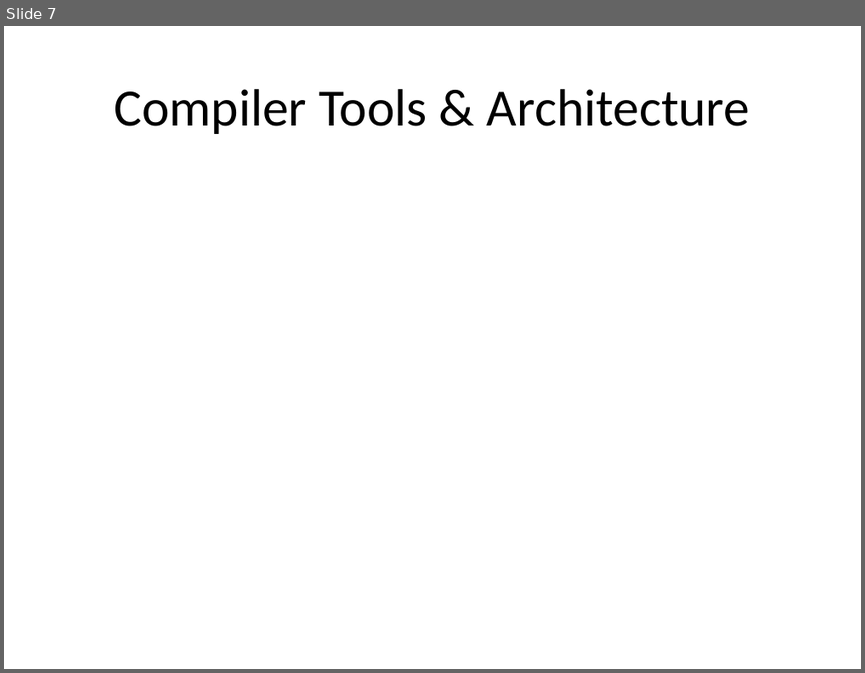
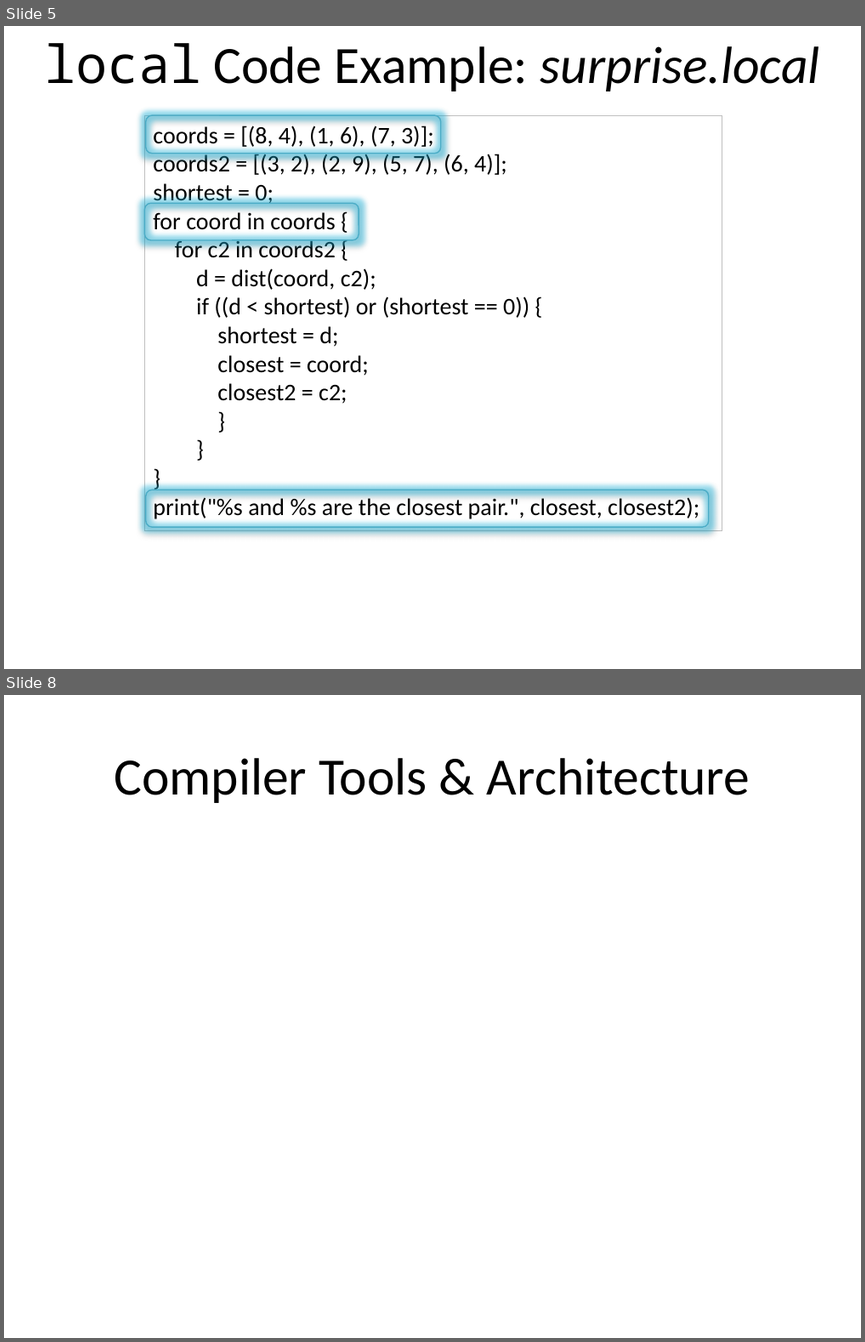
Before and after one commit to hi-itsnee/the-local-programming-language, a slide deck: docs/local_present.pptx. Shown one above the other, each under a label of ours: slide 7 before the commit, slides 5 and 8 after it; the slides between them are not shown. The pictures are 865x673 and 865x1342 pixels, drawn with LibreOffice and Linux fonts; fonts in the diff are those of the drawing. Boxes give left, top, right and bottom in pixels: in the first picture for what was removed or moved away, otherwise in the second. Text is boxed around its words. In the diff, an @@ line names an element or a change of style, - is before the commit and + after.

```diff
--- a/docs/local_present.pptx
+++ b/docs/local_present.pptx
@@ slide 5 added at (4, 26, 861, 669), background #FFFFFF @@
@@ title added at (44, 43, 820, 91), 44 pt, text #000000 @@
+local Code Example: surprise.local
@@ text added at (144, 115, 721, 531), outline #BFBFBF 0.75 pt, 20 pt, text #000000 @@
+coords = [(8, 4), (1, 6), (7, 3)];
+coords2 = [(3, 2), (2, 9), (5, 7), (6, 4)];
+shortest = 0;
+for coord in coords {
+for c2 in coords2 {
+d = dist(coord, c2);
+if ((d < shortest) or (shortest == 0)) {
+shortest = d;
+closest = coord;
+closest2 = c2;
+}
+}
+}
+print("%s and %s are the closest pair.", closest, closest2);
@@ rounded rectangle added at (145, 115, 440, 153), outline #4BACC6 1 pt @@
@@ rounded rectangle added at (144, 204, 358, 240), outline #4BACC6 1 pt @@
@@ rounded rectangle added at (145, 489, 709, 528), outline #4BACC6 1 pt @@
@@ what was slide 7 is now slide 8 @@
```
Also in this commit, not shown: 4 slides changed, 1 slide removed.
